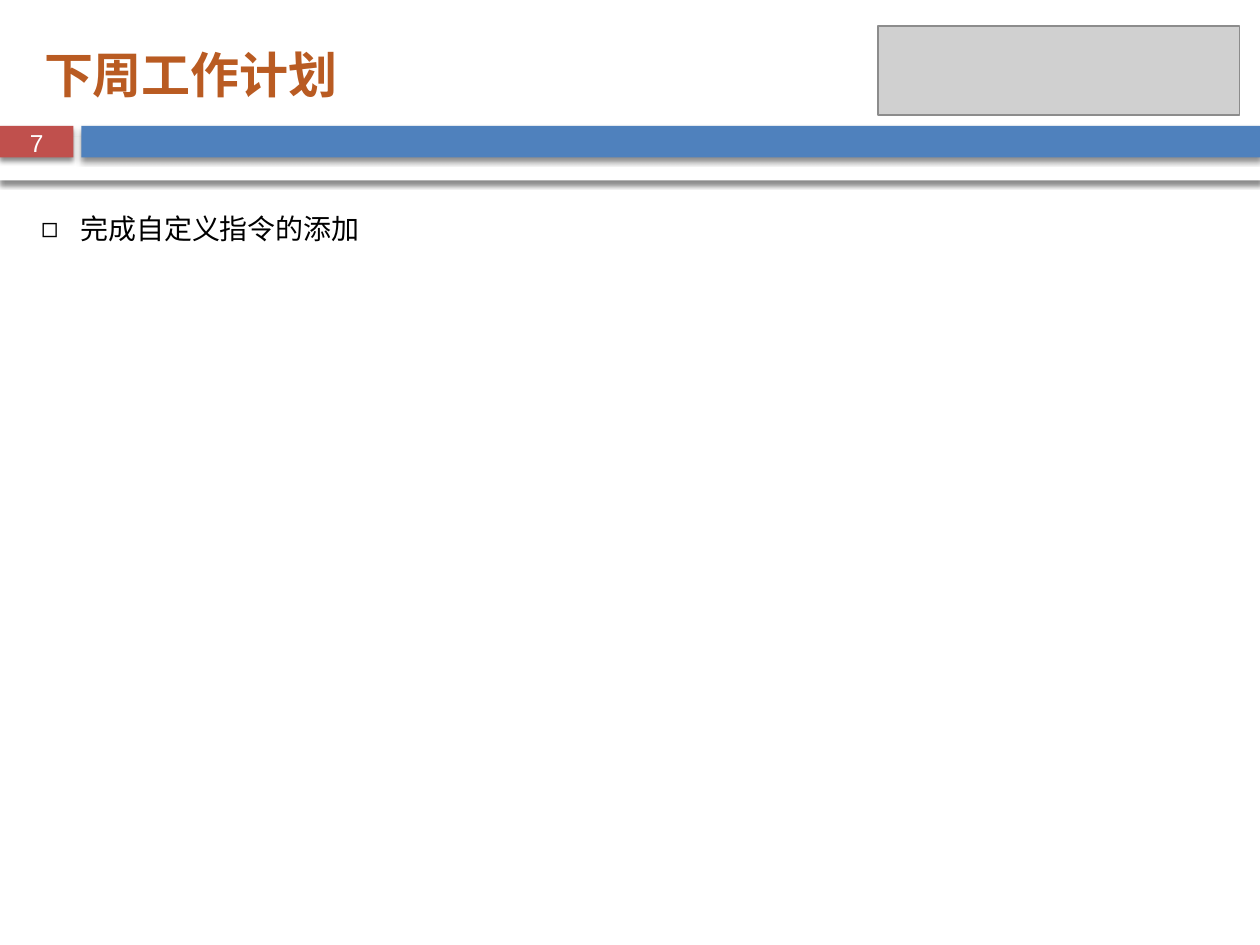
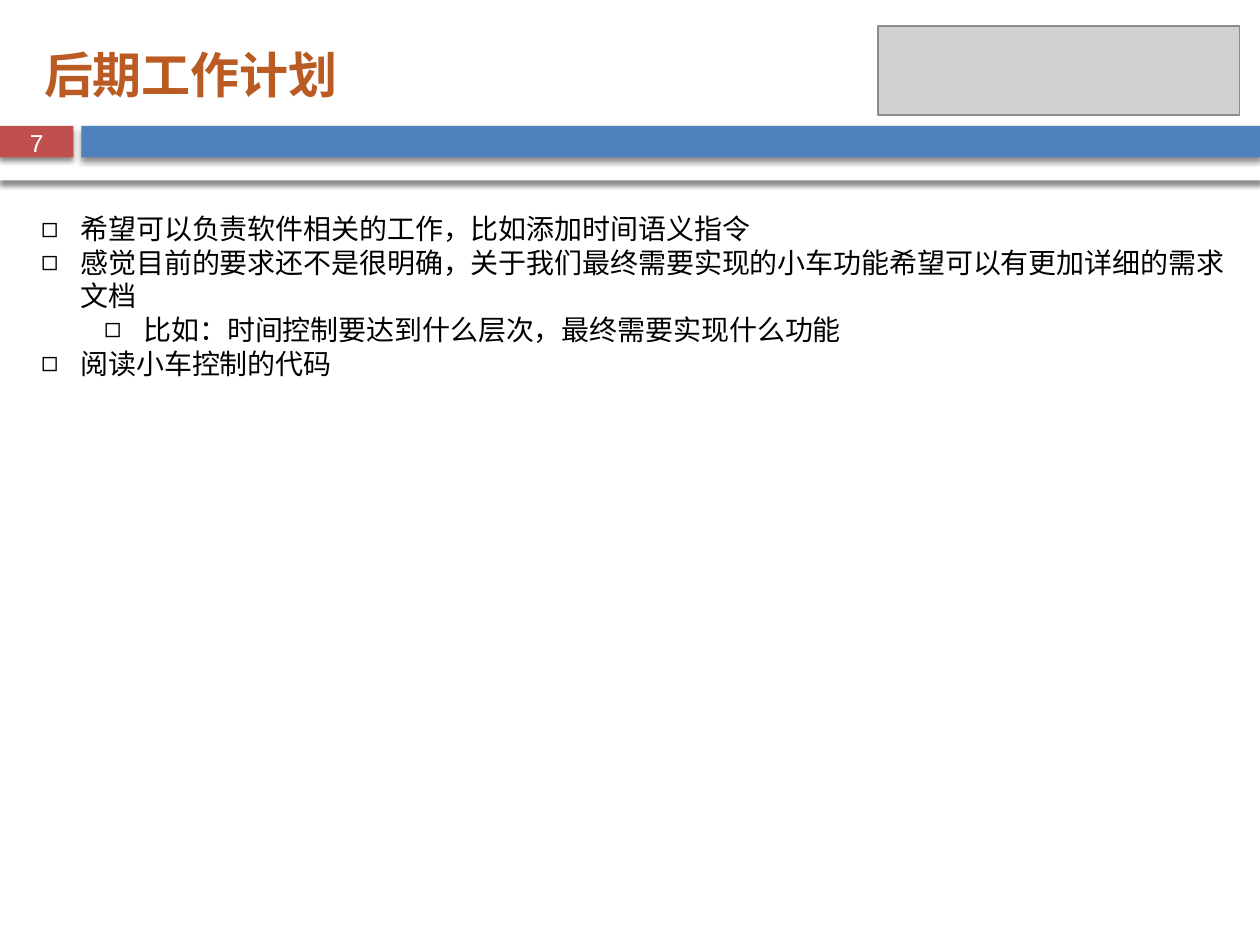
Before and after one commit to Gaoustcer/note, a slide deck: slide 7 of 组会报告.pptx. Drawn at 1260x945 pixels with LibreOffice and Linux fonts; fonts in the diff are those of the drawing; grey boxes stand for pictures; background and template pictures are left out. Boxes give left, top, right and bottom in pixels: in the first picture for what was removed or moved away, otherwise in the second. Text is boxed around its words. In the diff, an @@ line names an element or a change of style, - is before the commit and + after.

```diff
--- a/组会报告.pptx
+++ b/组会报告.pptx
@@ text at <box>44,51,338,98</box>: text changed @@
-下周工作计划
+后期工作计划
@@ text at <box>80,215,1224,377</box>: text changed @@
-◻ 完成自定义指令的添加
+◻ 希望可以负责软件相关的工作，比如添加时间语义指令
+◻ 感觉目前的要求还不是很明确，关于我们最终需要实现的小车功能希望可以有更加详细的需求文档
+  ◻ 比如：时间控制要达到什么层次，最终需要实现什么功能
+◻ 阅读小车控制的代码
```
Also in this commit, not shown: 6 other slides changed, 25 other files.
